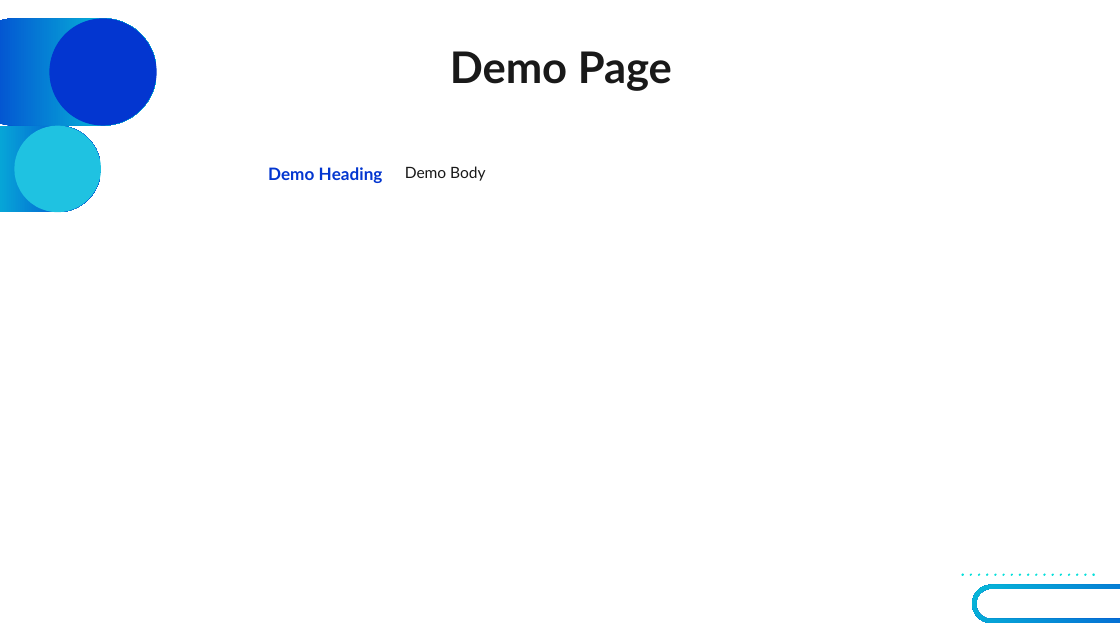
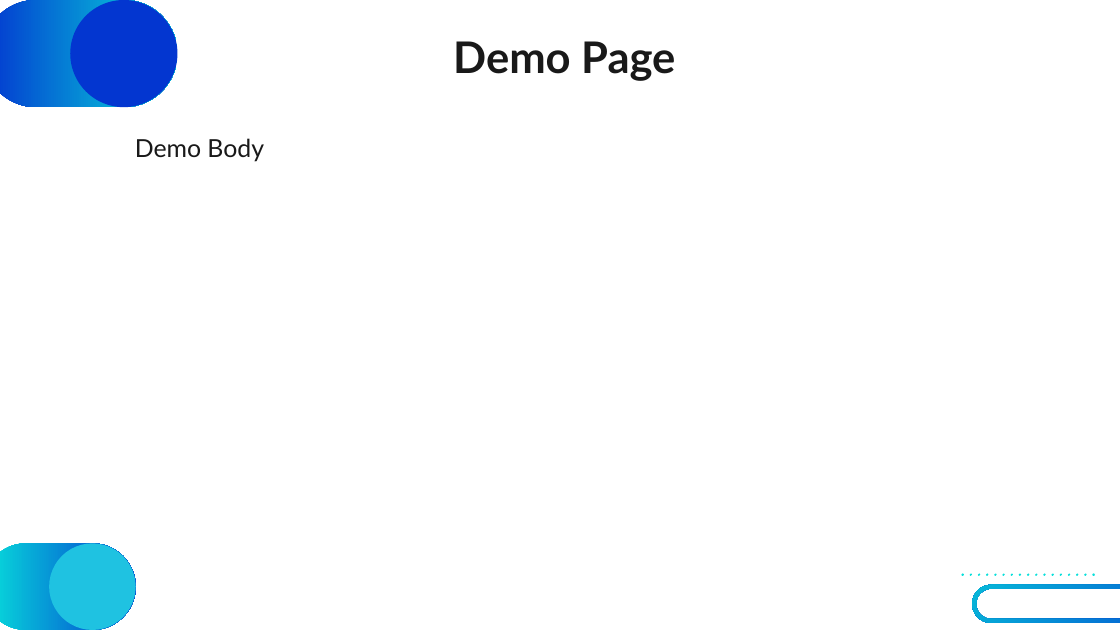
Before and after one commit to ctoriola/synoptic-webapp, a slide deck: slide 2 of template1.pptx. Drawn at 1120x630 pixels with LibreOffice and Linux fonts; fonts in the diff are those of the drawing. Boxes give left, top, right and bottom in pixels: in the first picture for what was removed or moved away, otherwise in the second. Text is boxed around its words. In the diff, an @@ line names an element or a change of style, - is before the commit and + after.

```diff
--- a/template1.pptx
+++ b/template1.pptx
@@ rounded rectangle: place and size @@
-rounded rectangle at [0, 18, 157, 125]
+rounded rectangle at [0, 0, 178, 108]
@@ ellipse: place and size @@
-ellipse at [49, 18, 157, 125]
+ellipse at [71, 0, 178, 108]
@@ title "Demo Page": place and size @@
-title "Demo Page" at [450, 51, 672, 91]
+title "Demo Page" at [453, 41, 675, 81]
@@ text added at [135, 138, 264, 162], 16 pt, text #191919 @@
+Demo Body
@@ table removed at [87, 152, 1033, 209], 1 rows, 2 columns @@
-Demo Heading | Demo Body
@@ rounded rectangle: place and size @@
-rounded rectangle at [0, 125, 102, 212]
+rounded rectangle at [0, 543, 137, 629]
@@ ellipse: place and size @@
-ellipse at [15, 125, 101, 212]
+ellipse at [49, 543, 136, 629]
```
Also in this commit, not shown: 1 other slide changed, 11 other files.
